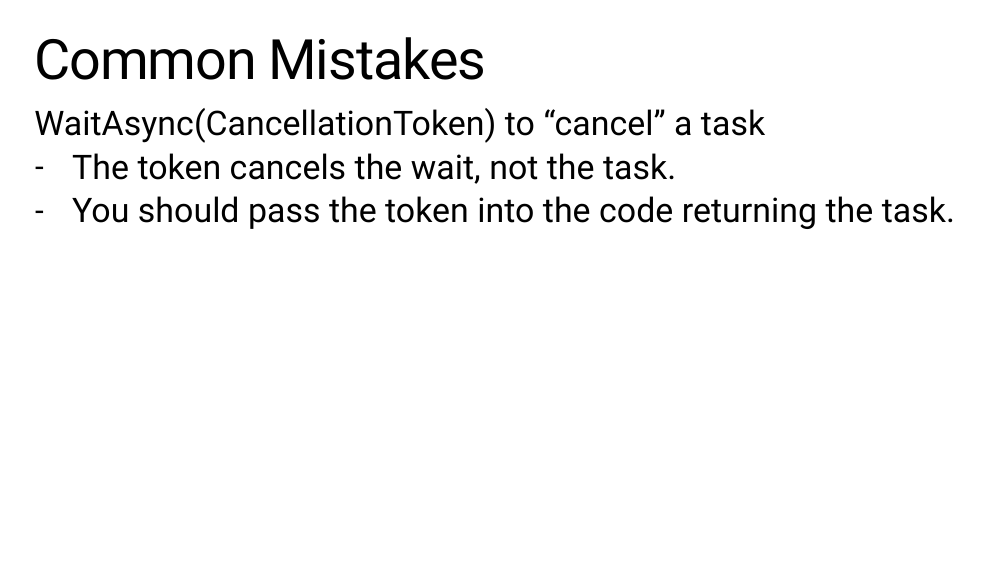
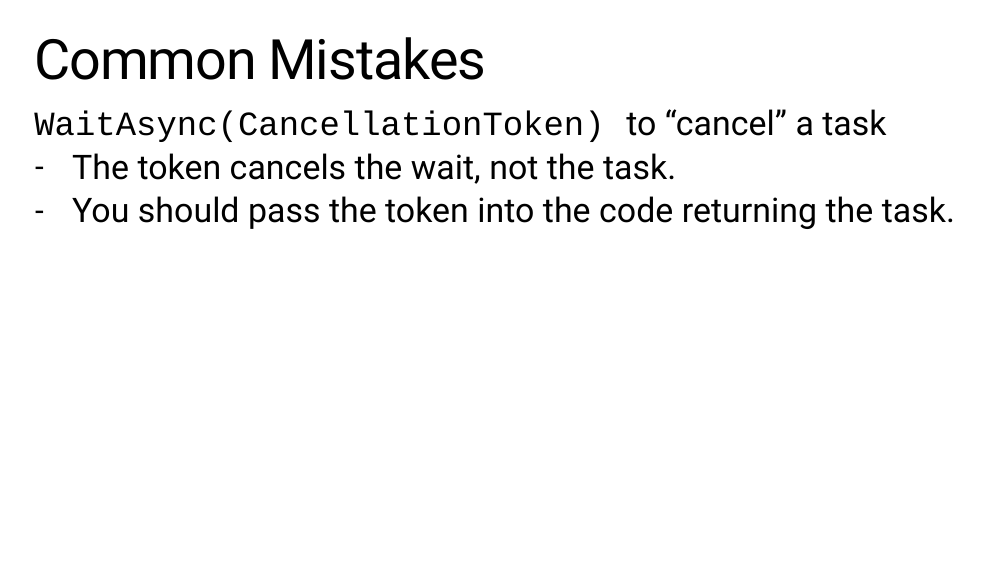
Before and after one commit to StephenCleary/Presentations, a slide deck: slide 29 of Async Pitfalls/Async Pitfalls.pptx. Drawn at 1008x567 pixels with LibreOffice and Linux fonts; fonts in the diff are those of the drawing; background and template pictures are left out. Boxes give left, top, right and bottom in pixels: in the first picture for what was removed or moved away, otherwise in the second. Text is boxed around its words. In the diff, an @@ line names an element or a change of style, - is before the commit and + after.

```diff
--- a/Async Pitfalls/Async Pitfalls.pptx
+++ b/Async Pitfalls/Async Pitfalls.pptx
@@ text at bbox=[34, 109, 886, 142]: font Roboto to Courier New in "WaitAsync(CancellationToken)" @@
```
Also in this commit, not shown: 13 other slides changed, 1 other file.
